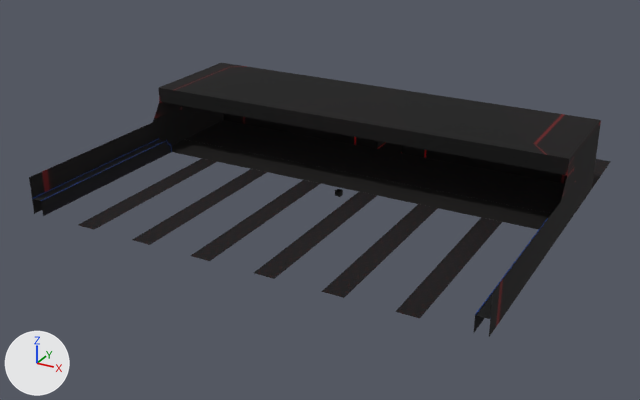
Two versions of the glTF model Bowling_Stuff/Room.gltf, one commit apart.
One viewpoint serves both versions: a 50 mm lens placed at (46.9, -78.4, 43.0), pointed at (-1.5, 9.7, -1.0). The lights are fixed; the arrows at lower left show +X, +Y and +Z. Where no turn or scale is listed for an object, it has been applied to the vertices.

Objects in the first picture: 'BowlingRoomHump.001', 'BowlingRoomWalls', 'CarpetFloor', 'CarpettingSet', 'CarpettingSet.001', 'CarpettingSet.002', 'CarpettingSet.003', 'CarpettingSet.004', 'CarpettingSet.005', 'WoodFloor'.
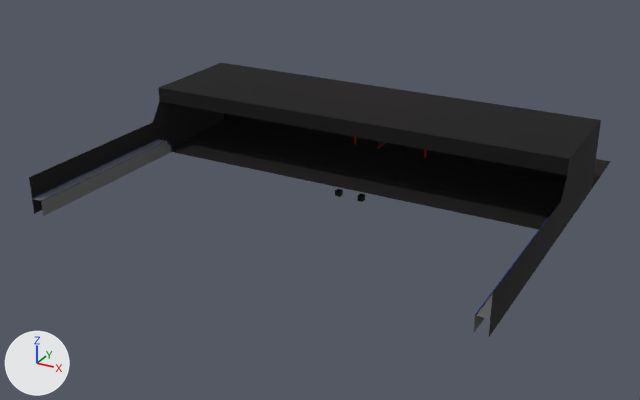
What differs and where, as boxes (x1, y1, x2, y2) in the pictures (640 x 400 px):
'BowlingRoomHump.001', surface changed: (32, 138, 503, 334) in both
'CarpettingSet.002', deleted: before (395, 217, 502, 318)
'CarpettingSet.001', deleted: before (321, 204, 438, 298)
'CarpettingSet', deleted: before (254, 192, 377, 279)
'CarpettingSet.003', deleted: before (191, 180, 321, 261)
'CarpettingSet.004', deleted: before (132, 169, 267, 245)
'CarpettingSet.005', deleted: before (78, 159, 217, 230)

What changed in the scene script:
```text
Change mat_roomedgehump:
    where n0 = _N.new('ShaderNodeBsdfPrincipled'); n0.name = 'Principled BSDF'
    add n0.inputs[0].default_value = (0.118, 0.118, 0.118, 1.0)  # 'Base Color', dark grey #606060
    remove n2 = _N.new('ShaderNodeMix'); n2.name = 'Mix'
    remove n2.data_type = 'RGBA'
    remove n2.blend_type = 'MULTIPLY'
    remove n2.inputs[0].default_value = 1.0  # 'Factor'
    remove n2.inputs[7].default_value = (0.118, 0.118, 0.118, 1.0)  # 'B', dark grey #606060
    remove n3 = _N.new('ShaderNodeTexImage'); n3.name = 'Image Texture'
    remove n3.image = img_roomedgehump_png
    remove _L.new(n2.outputs[2], n0.inputs[0])  # 'Result' to 'Base Color'
    remove _L.new(n3.outputs[0], n2.inputs[6])  # 'Color' to 'A'
Remove ob_carpettingset:
    ob_carpettingset = bpy.data.objects.new('CarpettingSet', me_plane_006)
    ob_carpettingset.location = (3.93, 0.0, 0.1)
Remove ob_carpettingset_001:
    ob_carpettingset_001 = bpy.data.objects.new('CarpettingSet.001', me_plane_003)
    ob_carpettingset_001.location = (11.8, 0.0, 0.1)
Remove ob_carpettingset_002:
    ob_carpettingset_002 = bpy.data.objects.new('CarpettingSet.002', me_plane_004)
    ob_carpettingset_002.location = (19.67, 0.0, 0.1)
Remove ob_carpettingset_003:
    ob_carpettingset_003 = bpy.data.objects.new('CarpettingSet.003', me_plane_009)
    ob_carpettingset_003.location = (-3.93, 0.0, 0.1)
Remove ob_carpettingset_004:
    ob_carpettingset_004 = bpy.data.objects.new('CarpettingSet.004', me_plane_010)
    ob_carpettingset_004.location = (-11.8, 0.0, 0.1)
Remove ob_carpettingset_005:
    ob_carpettingset_005 = bpy.data.objects.new('CarpettingSet.005', me_plane_011)
    ob_carpettingset_005.location = (-19.67, 0.0, 0.1)
```
